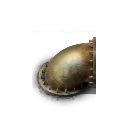
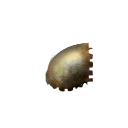
Comparing the layer stacks of the two 128px x 128px images. Changes:
hid "Layer 1" over [32, 30, 96, 109]
